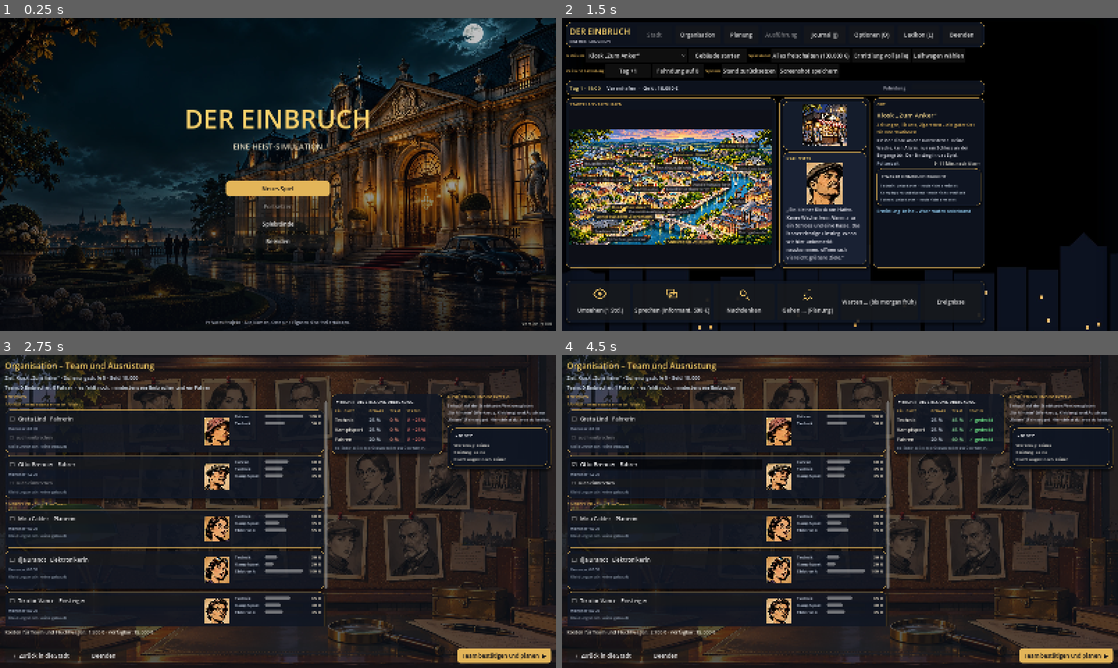
Above: before the commit, frames 1-4 (two rows, left to right).
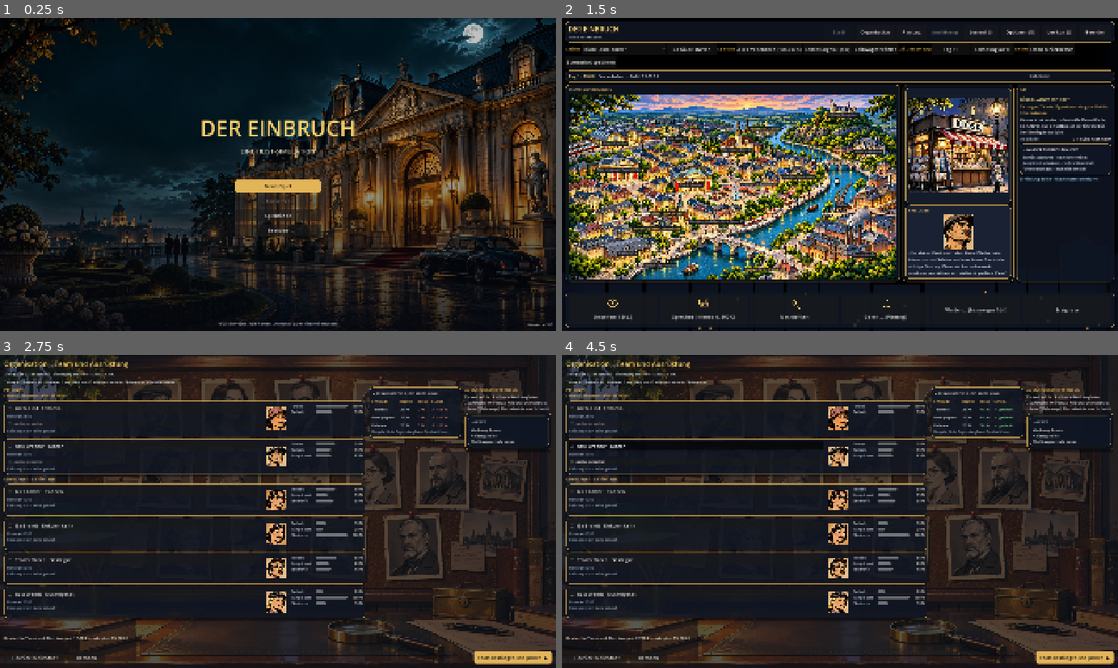
Above: after the commit, the same moments.

Repository: Martin1971-cloud/einbruch
Game: Godot game, scene res://scenes/main.tscn
The game is run twice, just before and just after one commit, with the same random seed, the same clock (stepped at 60 frames per second) and the same inputs.
Inputs:
- Up to frame 1 (0.25 s): no input
- Up to frame 2 (1.5 s): click "Neues Spiel" at 0.5 s; click "Neues Spiel hier" at 1.25 s
- Up to frame 3 (2.75 s): click "Organisation" at 2 s
- Up to frame 4 (4.5 s): click "☐ Greta Lind Fahrerin" at 2.75 s; click "☑ Greta Lind Fahrerin" at 3.5 s; click "☐ Otto Brenner Fahrer" at 4.25 s

The runs differ from the first frame. In frame 1, 11% of the frame differs, in the area x 0-100%, y 0-100%; in frame 2, 61%, in the area x 0-100%, y 1-100%; in frame 3, 23%; in frame 4, 23%.

Commit message:
Fenster 1920x1080; Stadtansicht füllt die Breite
Co-Authored-By: Claude Haiku 5.5 <noreply@anthropic.com>
Claude-Session: https://claude.ai/code/session_01LKpSSULuighKXwyzAG3jU1

Diff:
--- a/godot/project.godot
+++ b/godot/project.godot
@@ -11,8 +11,8 @@
 Game="*res://scripts/game.gd"
 
 [display]
-window/size/viewport_width=1600
-window/size/viewport_height=900
+window/size/viewport_width=1920
+window/size/viewport_height=1080
 window/size/resizable=true
 window/size/minimum_size=Vector2i(1024, 640)
 window/stretch/mode="canvas_items"
--- a/godot/scripts/screens/town.gd
+++ b/godot/scripts/screens/town.gd
@@ -28,7 +28,10 @@
 	rollen.set_anchors_preset(Control.PRESET_FULL_RECT)
 	rollen.horizontal_scroll_mode = ScrollContainer.SCROLL_MODE_DISABLED
 	add_child(rollen)
-	rollen.add_child(UI.margin(root, 12))
+	var rand := UI.margin(root, 12)
+	rand.size_flags_horizontal = Control.SIZE_EXPAND_FILL
+	rand.size_flags_vertical = Control.SIZE_EXPAND_FILL
+	rollen.add_child(rand)
 
 	root.add_child(_title_bar())
 	root.add_child(_status_bar())
